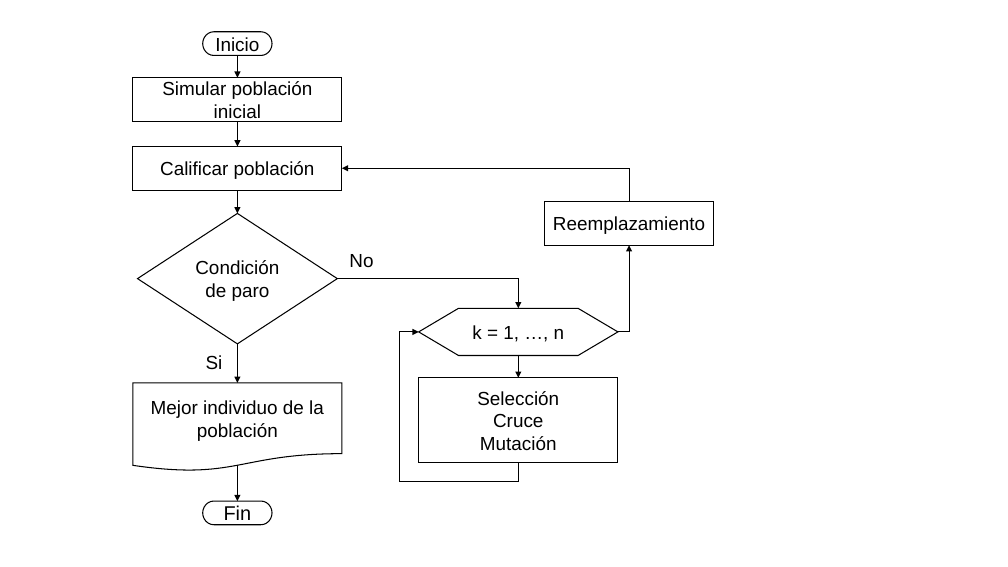
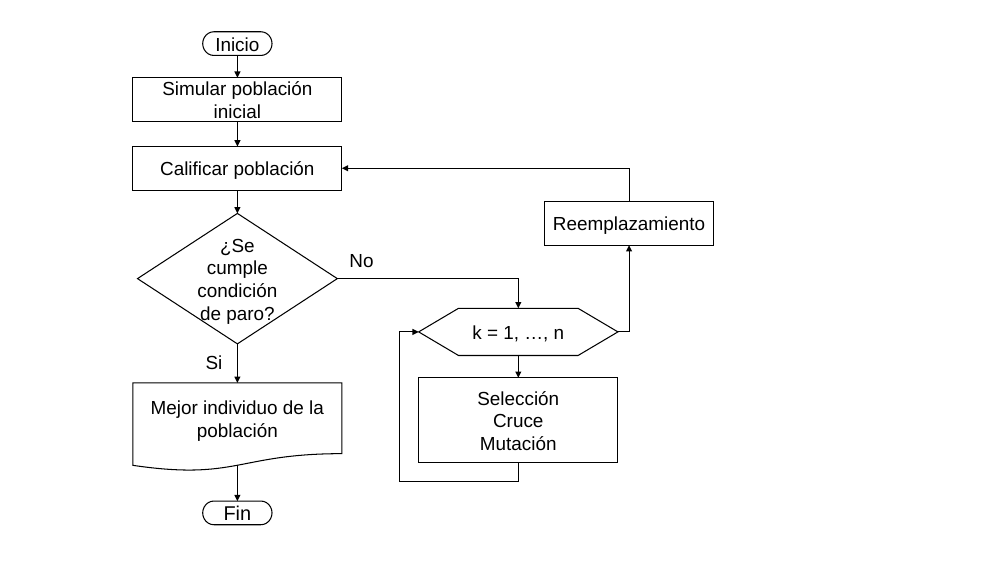
Before and after one commit to ArrigoCoen/Faculty_schedule_simulation, a slide deck: slide 4 of Hidden_files/Tesis/Otros/Diagramas_de_flujo.pptx. Drawn at 1008x567 pixels with LibreOffice and Linux fonts; fonts in the diff are those of the drawing. Boxes give left, top, right and bottom in pixels: in the first picture for what was removed or moved away, otherwise in the second. Text is boxed around its words. In the diff, an @@ line names an element or a change of style, - is before the commit and + after.

```diff
--- a/Hidden_files/Tesis/Otros/Diagramas_de_flujo.pptx
+++ b/Hidden_files/Tesis/Otros/Diagramas_de_flujo.pptx
@@ text in diamond at [197, 238, 277, 324]: text changed @@
-Condición de paro
+¿Se cumple condición de paro?
```
Also in this commit, not shown: 1 other slide changed, 37 other files.
